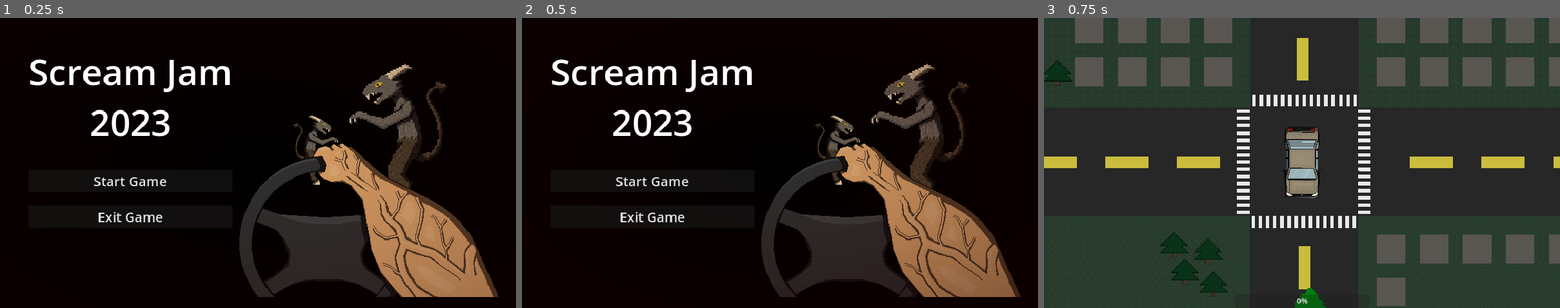
Above: before the commit, frames 1-3 (left to right).
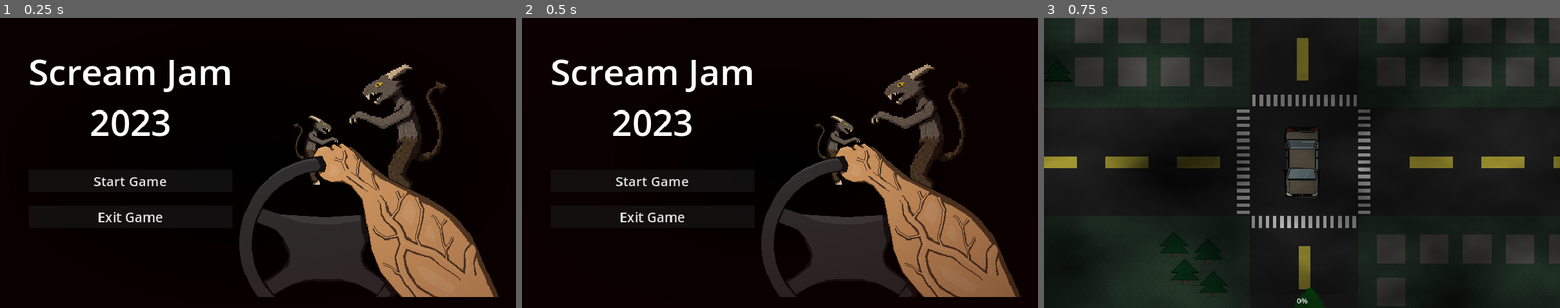
Above: after the commit, the same moments.

Repository: LeBulldoge/torqueterror
Game: Godot game, scene res://ui/main_menu.tscn
The game is run twice, just before and just after one commit, with the same random seed, the same clock (stepped at 60 frames per second) and the same inputs. The engine's default icon, where the game draws it, is replaced by a stand-in: a white triangle on a blue panel in a dark square.
Inputs:
- Up to frame 1 (0.25 s): no input
- Up to frame 2 (0.5 s): no input
- Up to frame 3 (0.75 s): click "Start Game" at 0.5 s

Frames 1-2 are identical in both runs. In frame 3, 42% of the frame differs, in the area x 0-100%, y 0-100%.

Commit message:
Added scrolling fog

Diff:
--- a/main.tscn
+++ b/main.tscn
@@ -1,9 +1,10 @@
-[gd_scene load_steps=7 format=3 uid="uid://mn5kouylgoij"]
+[gd_scene load_steps=10 format=3 uid="uid://mn5kouylgoij"]
 
 [ext_resource type="Script" path="res://main.gd" id="1_mpdvn"]
 [ext_resource type="Script" path="res://hud.gd" id="3_6474f"]
 [ext_resource type="Texture2D" uid="uid://cby16p73b56ck" path="res://sprites/map.png" id="3_jkukl"]
 [ext_resource type="PackedScene" uid="uid://b1bqbrxqh68jc" path="res://scenes/tree.tscn" id="4_j4jkh"]
+[ext_resource type="Script" path="res://scenes/fog.gd" id="4_tbovf"]
 [ext_resource type="PackedScene" uid="uid://coe45xtjvuehr" path="res://vehicle/player.tscn" id="5_gcot7"]
 
 [sub_resource type="Curve2D" id="Curve2D_2f5cj"]
@@ -11,6 +12,13 @@
 "points": PackedVector2Array(0, 0, 0, 0, -576, -320, 0, 0, 0, 0, 576, -320, 0, 0, 0, 0, 576, 328, 0, 0, 0, 0, -576, 328, 0, 0, 0, 0, -576, -320)
 }
 point_count = 5
+
+[sub_resource type="FastNoiseLite" id="FastNoiseLite_0iuuf"]
+frequency = 0.0161
+
+[sub_resource type="NoiseTexture2D" id="NoiseTexture2D_rm4ip"]
+seamless = true
+noise = SubResource("FastNoiseLite_0iuuf")
 
 [node name="Main" type="Node"]
 script = ExtResource("1_mpdvn")
@@ -46,6 +54,15 @@
 [node name="Map" type="Node2D" parent="."]
 y_sort_enabled = true
 
+[node name="Darkness" type="CanvasModulate" parent="Map"]
+color = Color(0, 0, 0, 1)
+
+[node name="Fog" type="PointLight2D" parent="Map"]
+position = Vector2(-22.9997, 15)
+scale = Vector2(9.52344, 6.07422)
+texture = SubResource("NoiseTexture2D_rm4ip")
+script = ExtResource("4_tbovf")
+
 [node name="Tree" parent="Map" instance=ExtResource("4_j4jkh")]
 position = Vector2(355, 49)
 
--- /dev/null
+++ b/scenes/fog.gd
@@ -0,0 +1,15 @@
+extends PointLight2D
+
+@export var fog_scroll_speed = 1.0
+
+@onready var noise = self.texture.noise as FastNoiseLite
+
+# Called when the node enters the scene tree for the first time.
+func _ready():
+    pass # Replace with function body.
+
+
+# Called every frame. 'delta' is the elapsed time since the previous frame.
+func _process(delta):
+    noise.offset.x += fog_scroll_speed * delta
+    noise.offset.y += fog_scroll_speed * delta
